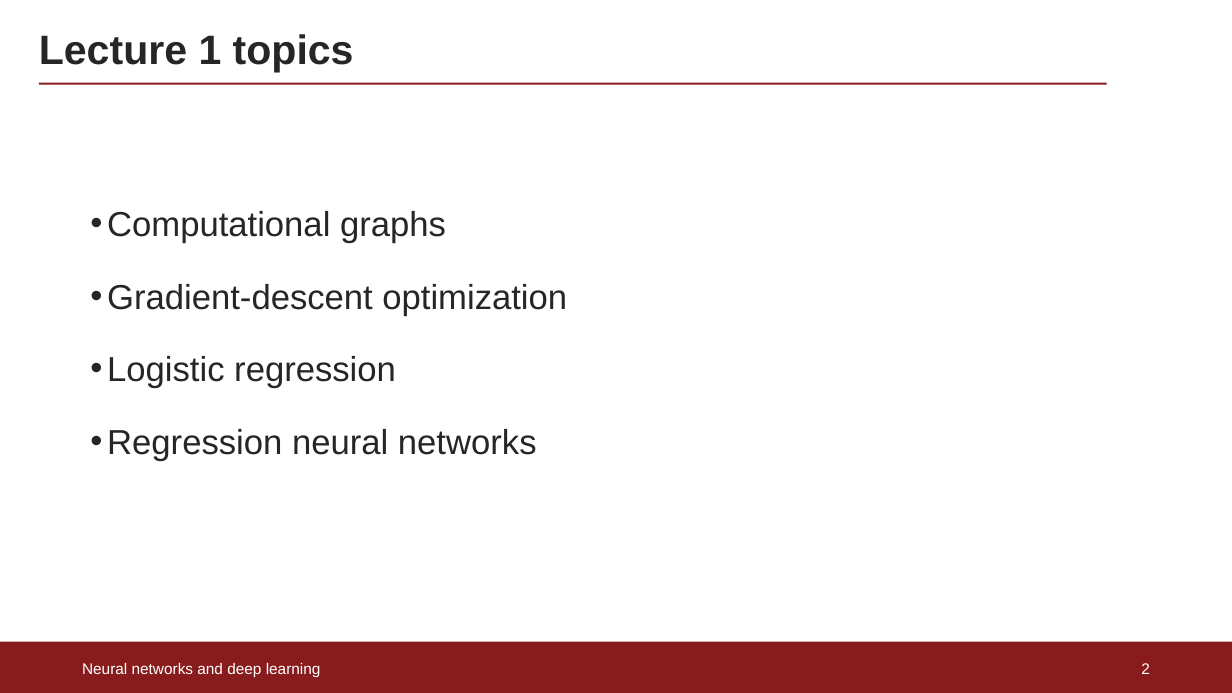
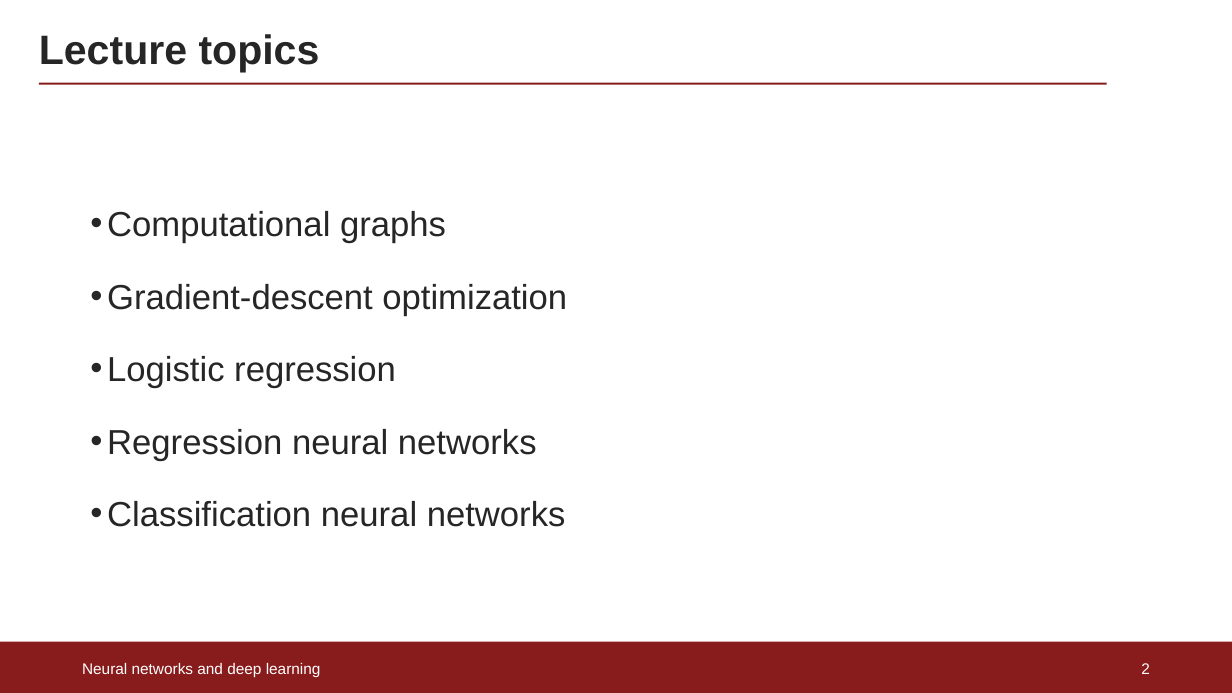
Before and after one commit to rafaellopesdesa/ML_Mandi, a slide deck: slide 2 of lectures/Lecture1_Neural_Networks.pptx. Drawn at 1232x693 pixels with LibreOffice and Linux fonts; fonts in the diff are those of the drawing. Boxes give left, top, right and bottom in pixels: in the first picture for what was removed or moved away, otherwise in the second. Text is boxed around its words. In the diff, an @@ line names an element or a change of style, - is before the commit and + after.

Commit message:
Update lecture attribution and topics
Credit Jay Sandesara's lectures at TIFR on the title slide. Rename slide 2 to Lecture topics and add classification neural networks.

```diff
--- a/lectures/Lecture1_Neural_Networks.pptx
+++ b/lectures/Lecture1_Neural_Networks.pptx
@@ title at (39,34,320,72): text changed @@
-Lecture 1 topics
+Lecture topics
@@ text at (107,501,566,527): paragraph added @@
+• Classification neural networks
```
Also in this commit, not shown: 1 other slide changed.
